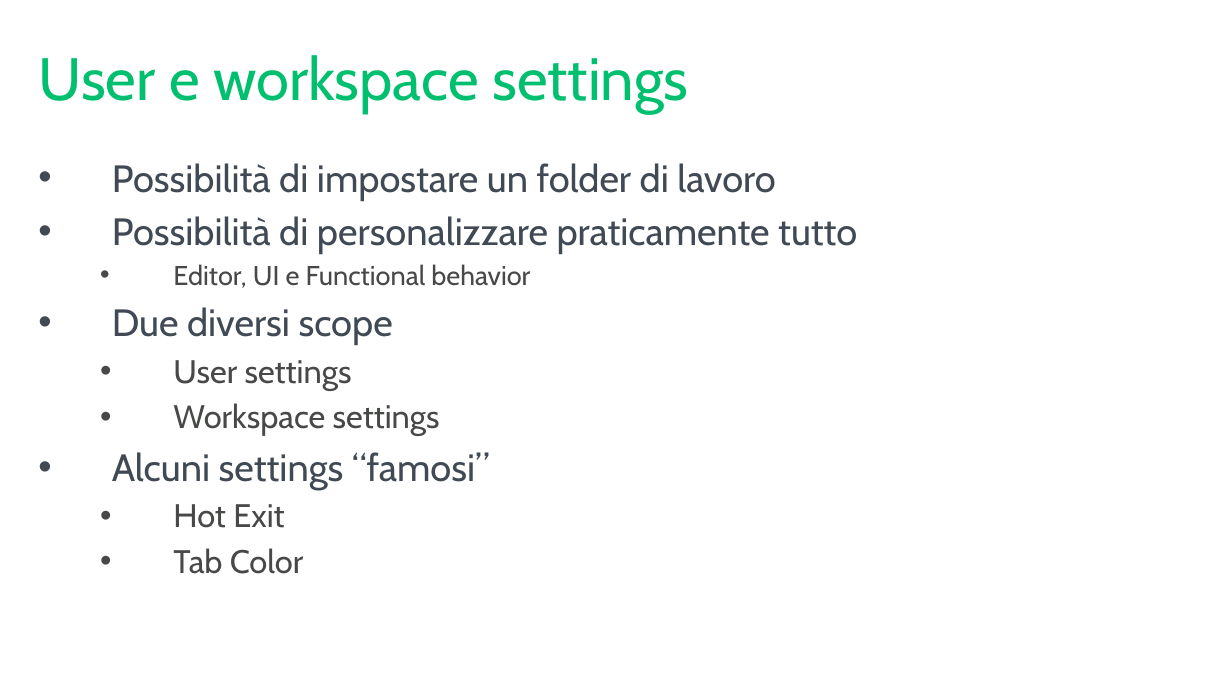
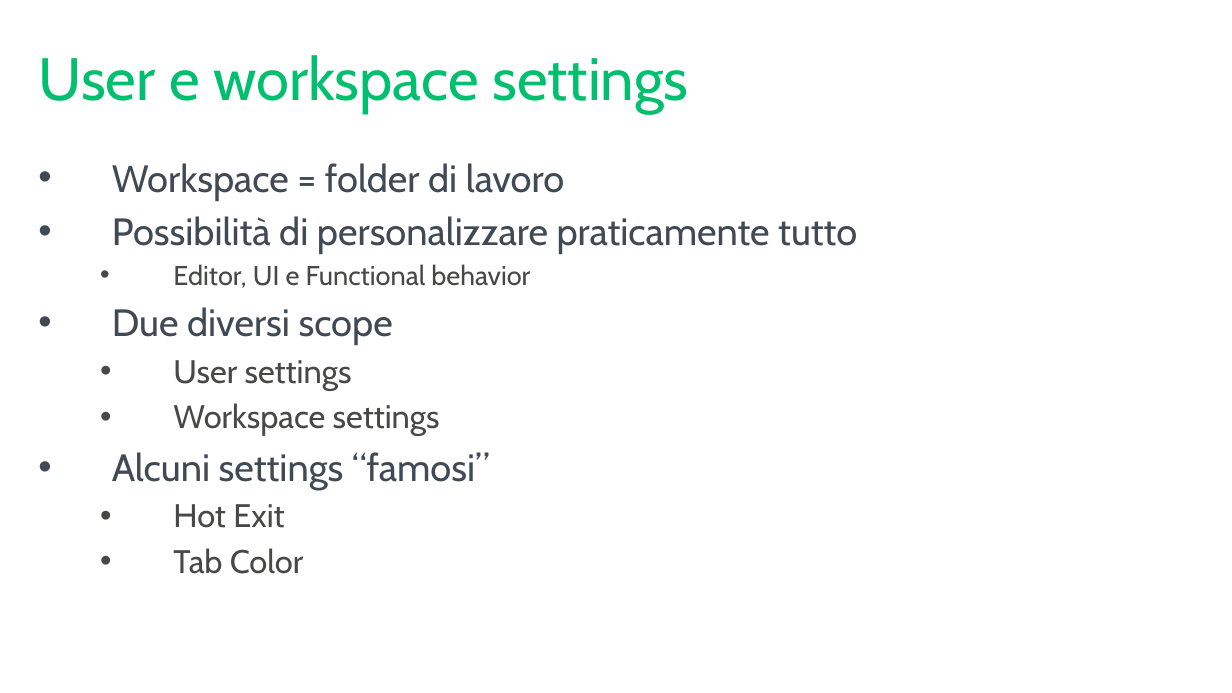
Before and after one commit to mrg3d/demo-opsstudio-repo, a slide deck: slide 16 of Introducing SQL Operations Studio.pptx. Drawn at 1232x693 pixels with LibreOffice and Linux fonts; fonts in the diff are those of the drawing; background and template pictures are left out. Boxes give left, top, right and bottom in pixels: in the first picture for what was removed or moved away, otherwise in the second. Text is boxed around its words. In the diff, an @@ line names an element or a change of style, - is before the commit and + after.

```diff
--- a/Introducing SQL Operations Studio.pptx
+++ b/Introducing SQL Operations Studio.pptx
@@ text at [112, 163, 564, 200]: text changed @@
-• Possibilità di impostare un folder di lavoro
+• Workspace = folder di lavoro
```
Also in this commit, not shown: 2 other slides changed.
